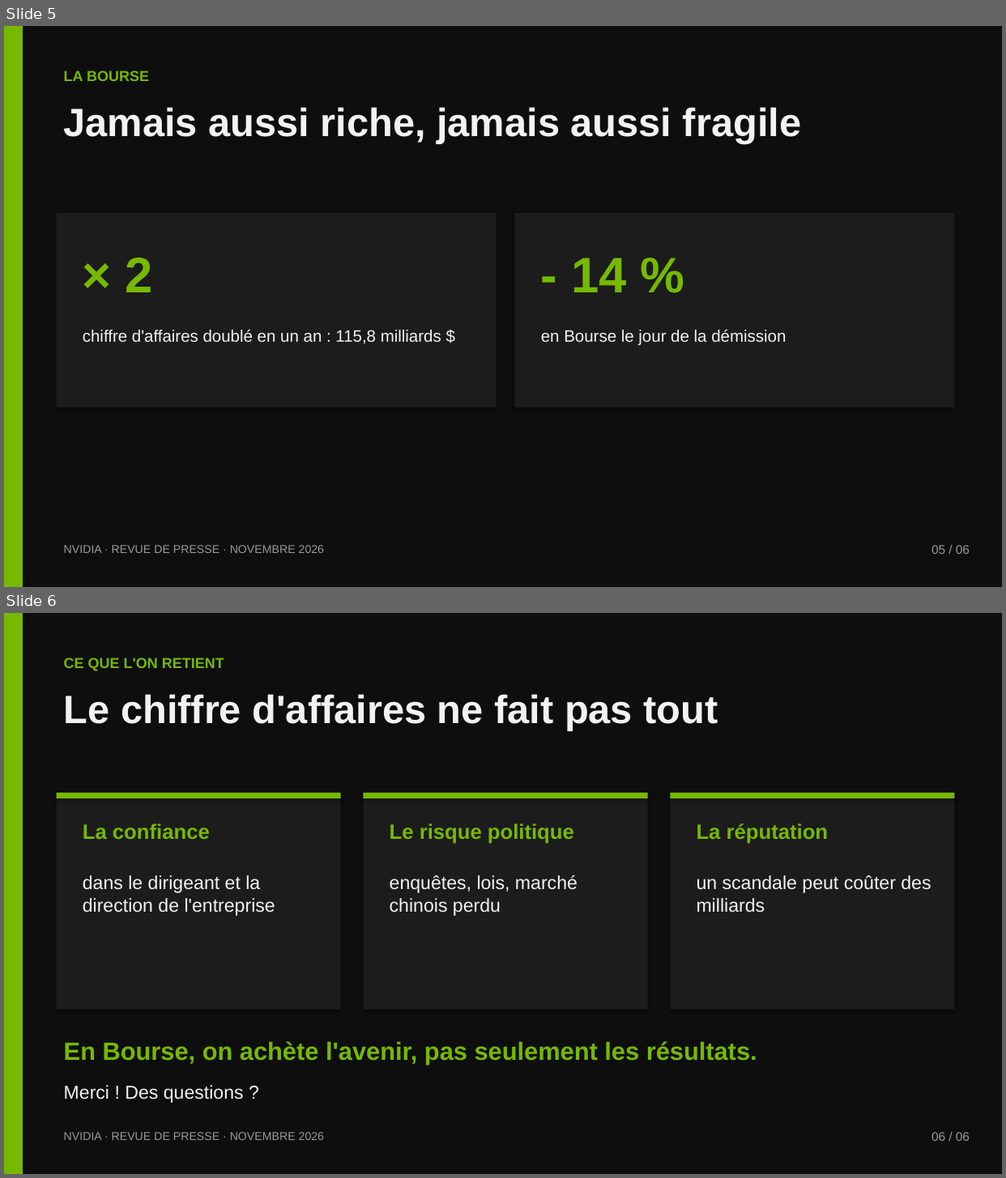
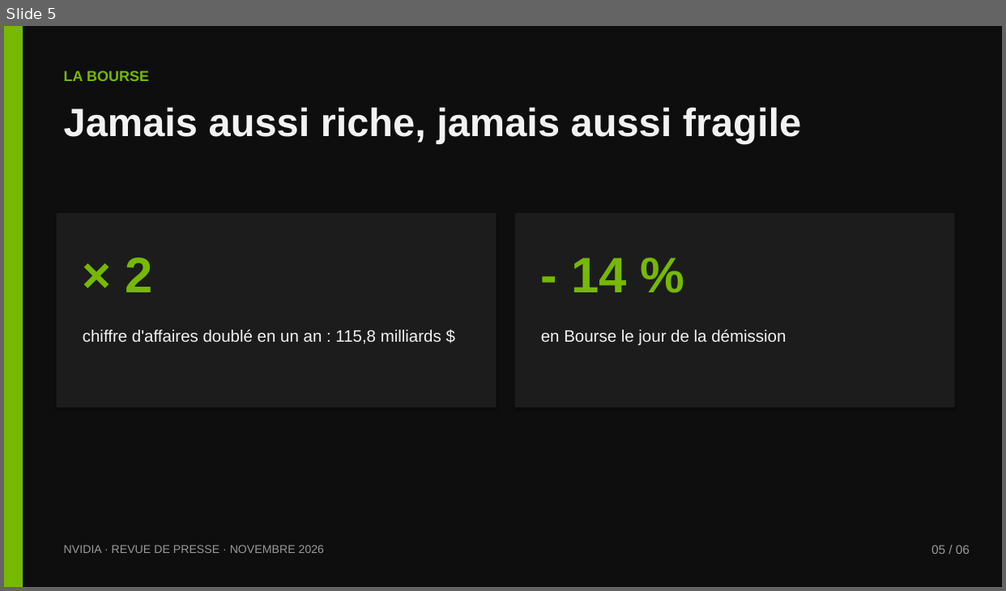
Before and after one commit to dehamnaadam-hue/Encole, a slide deck: nvidia/Nvidia-revue-de-presse.pptx. Shown one above the other, each under a label of ours: slides 5 and 6 before the commit, slide 5 after it. The pictures are 1006x1178 and 1006x591 pixels, drawn with LibreOffice and Linux fonts; fonts in the diff are those of the drawing. Boxes give left, top, right and bottom in pixels: in the first picture for what was removed or moved away, otherwise in the second. Text is boxed around its words. In the diff, an @@ line names an element or a change of style, - is before the commit and + after.

```diff
--- a/nvidia/Nvidia-revue-de-presse.pptx
+++ b/nvidia/Nvidia-revue-de-presse.pptx
@@ slide 6 removed at (4,613,1002,1174), background #0E0E0E @@
@@ rectangle removed at (4,613,23,1174) @@
@@ text removed at (64,658,224,671) @@
-CE QUE L'ON RETIENT
@@ text removed at (64,694,718,730) @@
-Le chiffre d'affaires ne fait pas tout
@@ rectangle removed at (57,793,341,1010) @@
@@ rectangle removed at (57,793,341,798) @@
@@ rectangle removed at (364,793,648,1010) @@
@@ rectangle removed at (364,793,648,798) @@
@@ rectangle removed at (671,793,955,1010) @@
@@ rectangle removed at (671,793,955,798) @@
@@ text removed at (83,824,210,839) @@
-La confiance
@@ text removed at (390,824,574,844) @@
-Le risque politique
@@ text removed at (697,824,829,844) @@
-La réputation
@@ text removed at (83,875,275,916) @@
-dans le dirigeant et la direction de l'entreprise
@@ text removed at (390,875,577,916) @@
-enquêtes, lois, marché chinois perdu
@@ text removed at (697,875,931,913) @@
-un scandale peut coûter des milliards
@@ text removed at (64,1041,757,1065) @@
-En Bourse, on achète l'avenir, pas seulement les résultats.
@@ text removed at (64,1085,244,1103) @@
-Merci ! Des questions ?
@@ text removed at (64,1132,324,1140) @@
-NVIDIA · REVUE DE PRESSE · NOVEMBRE 2026
@@ text removed at (931,1132,970,1141) @@
-06 / 06
```
Also in this commit, not shown: 1 slide added, 1 other file.
